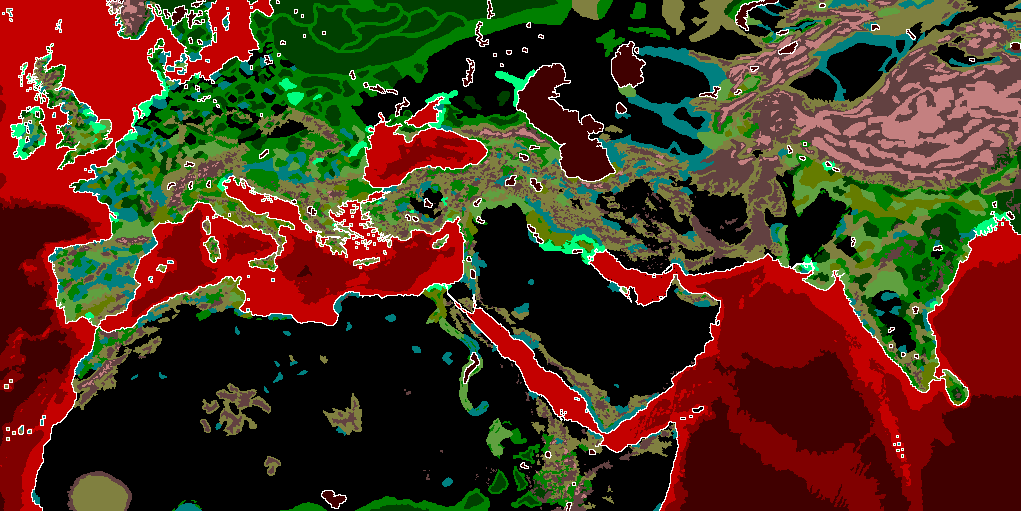
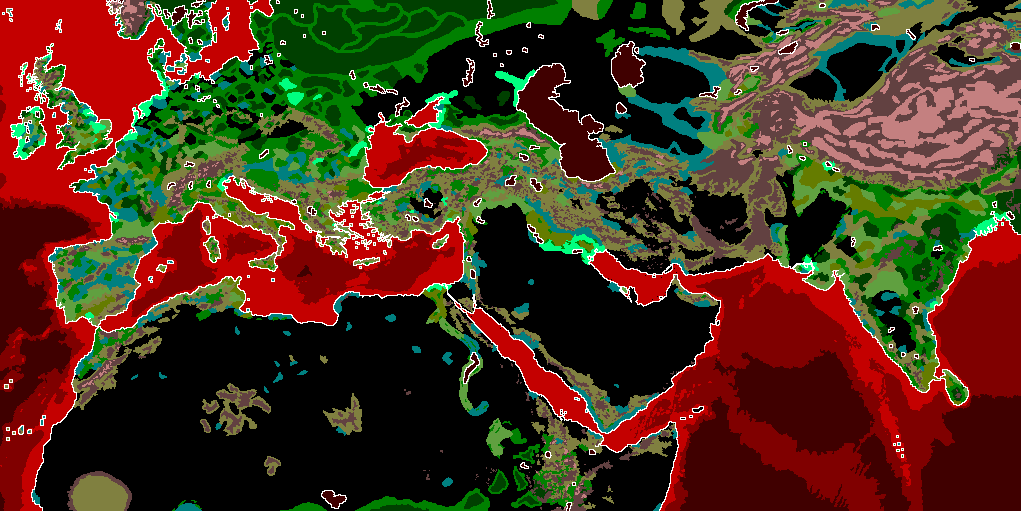
Two versions of the same layered image (1021x511). Layer-by-layer changes:
painted on "map_ground_types" over box(263, 181, 372, 200)
